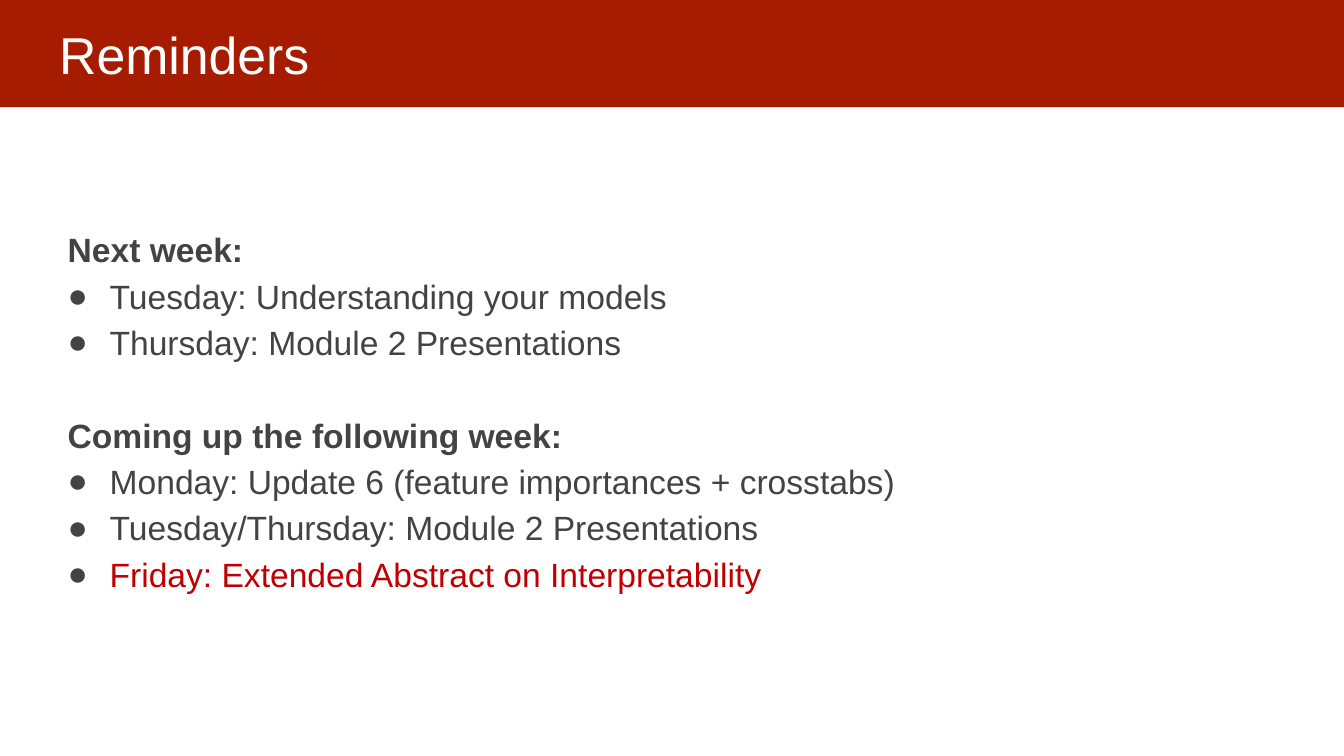
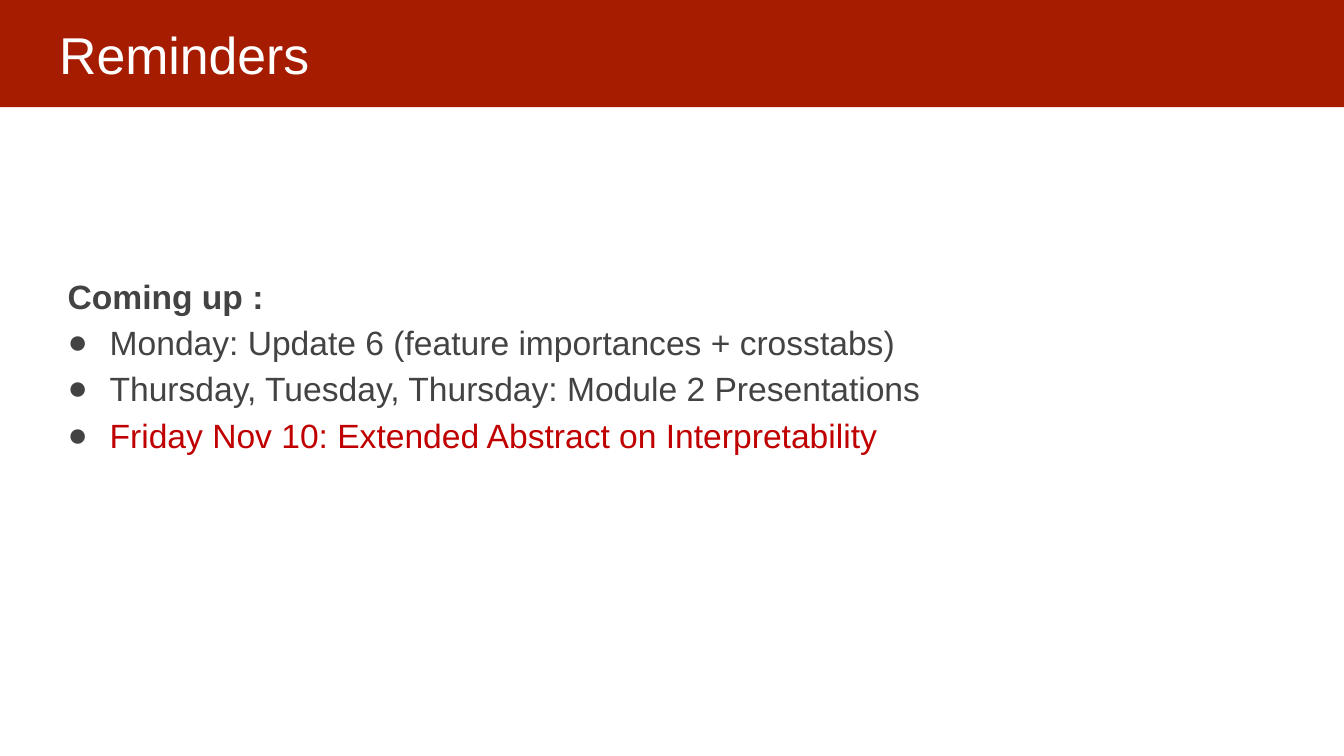
Before and after one commit to dssg/MLinPractice, a slide deck: slide 4 of Lectures/Lecture13-InterpretabilityOverview.pptx. Drawn at 1344x756 pixels with LibreOffice and Linux fonts; fonts in the diff are those of the drawing. Boxes give left, top, right and bottom in pixels: in the first picture for what was removed or moved away, otherwise in the second. Text is boxed around its words. In the diff, an @@ line names an element or a change of style, - is before the commit and + after.

```diff
--- a/Lectures/Lecture13-InterpretabilityOverview.pptx
+++ b/Lectures/Lecture13-InterpretabilityOverview.pptx
@@ text at (x1=68, y1=284, x2=243, y2=316): text changed; bold on @@
-Next week:
-● Tuesday: Understanding your models
-● Thursday: Module 2 Presentations
-Coming up the following week:
+Coming up :
@@ text at (x1=110, y1=376, x2=920, y2=455): text changed; text colour #C00000 to #434343 @@
-● Tuesday/Thursday: Module 2 Presentations
-● Friday: Extended Abstract on Interpretability
+● Thursday, Tuesday, Thursday: Module 2 Presentations
+● Friday Nov 10: Extended Abstract on Interpretability
```
Also in this commit, not shown: 2 other slides changed, 1 other file.
